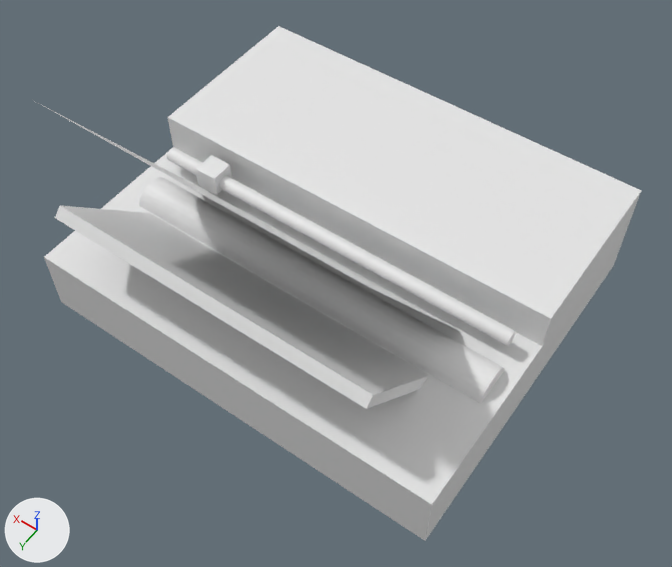
A saved change to the Blender file NotForBroadcastPOC-Sourcetree/Assets/Blender Files/- Interactive/fax machine.blend.
Before and after are seen from a 50 mm camera at (-0.234, 0.256, 0.497) aimed at (-0.02, -0.043, 0.026). Every picture has the same lights, and +X, +Y and +Z are marked at lower left.

The first picture shows 'fax ink head', 'fax machine body', 'fax page'.
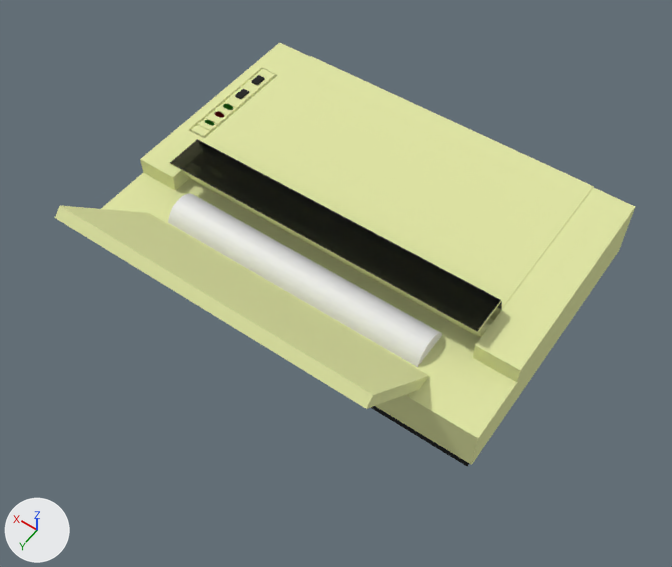
What changed in the scene script:
```text
Add mat_red_plastic:
    mat_red_plastic = bpy.data.materials.new('red plastic')
    mat_red_plastic.use_nodes = True; mat_red_plastic.node_tree.nodes.clear()
    _N = mat_red_plastic.node_tree.nodes; _L = mat_red_plastic.node_tree.links
    n0 = _N.new('ShaderNodeOutputMaterial'); n0.name = 'Material Output'
    n1 = _N.new('ShaderNodeBsdfGlass'); n1.name = 'Glass BSDF'
    n1.distribution = 'BECKMANN'
    n1.inputs[0].default_value = (0.343, 0.00635, 0.0108, 1.0)  # 'Color', red #9e131b
    n1.inputs[2].default_value = 1.45  # 'IOR'
    _L.new(n1.outputs[0], n0.inputs[0])  # 'BSDF' to 'Surface'
Add mat_green_plastic:
    mat_green_plastic = bpy.data.materials.new('green plastic')
    mat_green_plastic.use_nodes = True; mat_green_plastic.node_tree.nodes.clear()
    _N = mat_green_plastic.node_tree.nodes; _L = mat_green_plastic.node_tree.links
    n0 = _N.new('ShaderNodeOutputMaterial'); n0.name = 'Material Output'
    n1 = _N.new('ShaderNodeBsdfGlass'); n1.name = 'Glass BSDF'
    n1.distribution = 'BECKMANN'
    n1.inputs[0].default_value = (0.0814, 0.592, 0.0626, 1.0)  # 'Color', green #51ca47
    n1.inputs[2].default_value = 1.45  # 'IOR'
    _L.new(n1.outputs[0], n0.inputs[0])  # 'BSDF' to 'Surface'
Add mat_see_through_black_plastic:
    mat_see_through_black_plastic = bpy.data.materials.new('see through black plastic')
    mat_see_through_black_plastic.use_nodes = True; mat_see_through_black_plastic.node_tree.nodes.clear()
    _N = mat_see_through_black_plastic.node_tree.nodes; _L = mat_see_through_black_plastic.node_tree.links
    n0 = _N.new('ShaderNodeOutputMaterial'); n0.name = 'Material Output'
    n1 = _N.new('ShaderNodeBsdfGlass'); n1.name = 'Glass BSDF'
    n1.distribution = 'BECKMANN'
    n1.inputs[0].default_value = (0.247, 0.247, 0.247, 1.0)  # 'Color', grey #888888
    n1.inputs[2].default_value = 1.45  # 'IOR'
    _L.new(n1.outputs[0], n0.inputs[0])  # 'BSDF' to 'Surface'
Change me_cube_002:
    used by ob_fax_machine_body; location = (0.0, 0.0, 0.0); rotation_euler = (0.0, 0.0, 1.571), in degrees (0, 0, 90); scale = (0.0779, 0.15, 0.0247)
    remove me_cube_002.from_pydata(...)  # 152 vertices, 86 faces; spans x -2.63..0.63, y -1.0..1.0, z -1.0..3.56
    add me_cube_002.from_pydata(...)  # 645 vertices, 607 faces, 8 loose edges; spans x -2.64..0.63, y -1.0..1.0, z -0.67..3.56
    me_cube_002 part 1: a new loose piece, a 32-sided cylinder along y spanning x -0.86..-0.74, y -0.81..0.81, z 1.1..1.5, in mat_cream (beige #e2e7a6)
    me_cube_002 part 2: a new loose piece, a UV sphere (12 segments, 6 rings, poles along z) spanning x -1.62..-1.554, y -0.927..-0.869, z 1.493..1.58, in mat_green_plastic
    me_cube_002 part 3: the loose piece of 64 vertices spanning x -0.86..-0.74, y -0.9..0.9, z 1.36..1.77 is deleted
    me_cube_002 part 4: the loose piece of 64 vertices spanning x -0.64..-0.26, y -0.87..0.93, z 0.3..1.47 is deleted
    me_cube_002 part 5: 14 vertices removed from x -2.63..0.63, y -1.0..1.0, z -1.0..2.17; 385 vertices added at x -2.64..0.0, y -1.0..1.0, z -0.67..2.09
    me_cube_002 part 6: 6 faces spanning x -0.28..0.63, y -0.8..0.7, z 0.69..3.56 switch from no material to mat_cream (beige #e2e7a6)
    add me_cube_002.materials.append(mat_black)  # black #2e2e2e
    add me_cube_002.materials.append(mat_green_plastic)
    add me_cube_002.materials.append(mat_red_plastic)
Add me_plastic_screen:
    me_plastic_screen.from_pydata([(-1.0, 0.8, 1.54), (-1.0, -0.8, 1.54), (-1.01, 0.79, 1.56), (-1.01, -0.8, 1.56), (-0.95, 0.8, 2.06), (-0.95, -0.8, 2.06), (-0.96, 0.79, 2.08), (-0.96, -0.8, 2.08), (-0.59, 0.8, 2.06), (-0.59, -0.8, 2.06), (-0.59, 0.79, 2.09), (-0.59, -0.8, 2.09)], [], [(1, 0, 4, 5), (5, 4, 8, 9), (2, 3, 7, 6), (0, 2, 6, 4), (3, 1, 5, 7), (4, 6, 10, 8), (6, 7, 11, 10), (7, 5, 9, 11)])
    for i in [*range(0, 5), 6, 7]: me_plastic_screen.polygons[i].material_index = 1
    me_plastic_screen.materials.append(mat_cream)  # beige #e2e7a6
    me_plastic_screen.materials.append(mat_see_through_black_plastic)
Change ob_fax_ink_head:
    add ob_fax_ink_head.hide_viewport = True
Change ob_fax_page:
    add ob_fax_page.hide_viewport = True
Add ob_wheel:
    ob_wheel = bpy.data.objects.new('wheel', me_cube_000)  # 64 vertices, 34 faces; spans x -0.64..-0.26, y -0.87..0.93, z 0.3..1.47
    ob_wheel.location = (0.0073, 0.0, 0.0)
    ob_wheel.rotation_euler = (0.0, 0.0, 1.571)  # degrees (0, 0, 90)
    ob_wheel.scale = (0.0779, 0.111, 0.0247)
Add ob_plastic_screen:
    ob_plastic_screen = bpy.data.objects.new('plastic screen', me_plastic_screen)
    ob_plastic_screen.location = (0.0, 0.0, 0.0)
    ob_plastic_screen.rotation_euler = (0.0, 0.0, 1.571)  # degrees (0, 0, 90)
    ob_plastic_screen.scale = (0.0779, 0.15, 0.0247)
```

Boxes [x1, y1, x2, y2] around the edits, measured in the pictures (672 x 567 px):
'fax machine body', reshaped (18% shorter): before [44, 26, 641, 541]; after [55, 43, 635, 466]
'plastic screen', added: after [170, 139, 502, 332]
    faces in mat_see_through_black_plastic: [170, 139, 502, 331]
'wheel', added: after [168, 194, 442, 367]
'fax page', hidden: before [40, 104, 456, 329]
'fax ink head', hidden: before [196, 155, 231, 196]
part 1 of me_cube_002, added: after [185, 172, 490, 338]
part 2 of me_cube_002, added: after [223, 104, 233, 110]
part 3 of me_cube_002, deleted: before [167, 147, 516, 346]
part 4 of me_cube_002, deleted: before [139, 177, 504, 404]
part 5 of me_cube_002, built on: before [44, 26, 641, 541]; after [101, 43, 635, 466]
part 6 of me_cube_002, recoloured: [55, 206, 429, 409] in both
